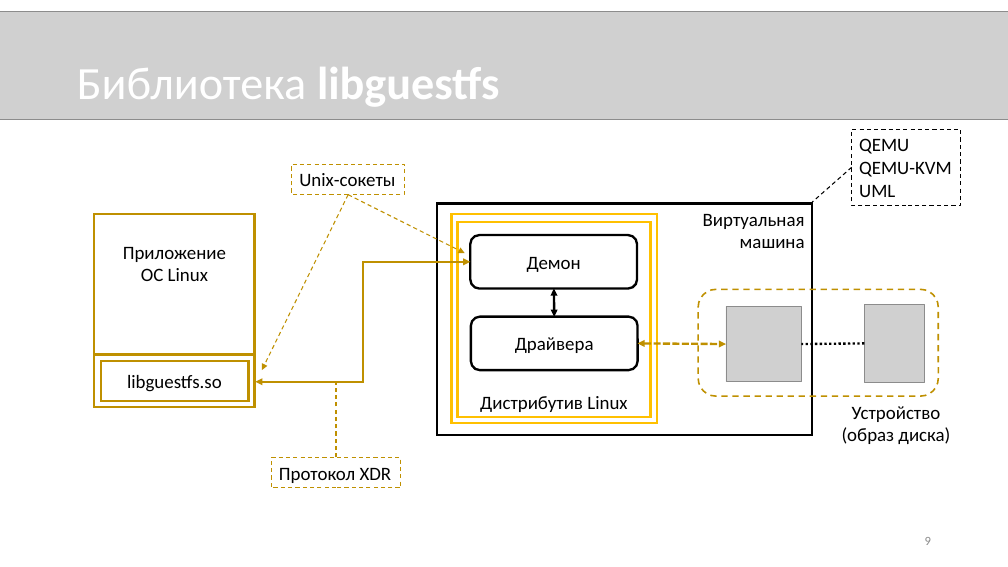
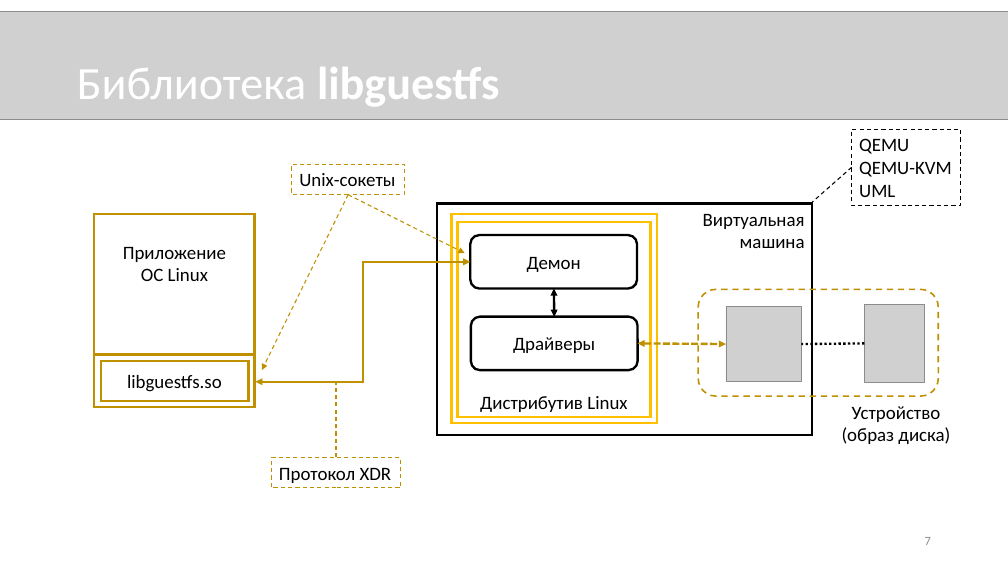
Before and after one commit to novokrest/master-thesis, a slide deck: slide 7 of presentation.pptx (slide 9 before the commit). Drawn at 1008x567 pixels with LibreOffice and Linux fonts; fonts in the diff are those of the drawing; grey boxes stand for pictures. Boxes give left, top, right and bottom in pixels: in the first picture for what was removed or moved away, otherwise in the second. Text is boxed around its words. In the diff, an @@ line names an element or a change of style, - is before the commit and + after.

```diff
--- a/presentation.pptx
+++ b/presentation.pptx
@@ text in rounded rectangle at (513, 337, 595, 353): text changed @@
-Драйвера
+Драйверы
@@ page number at (925, 537, 931, 545): text changed @@
-9
+7
```
Also in this commit, not shown: 6 other slides changed, 2 slides added, 3 slides removed, 1 other file.
